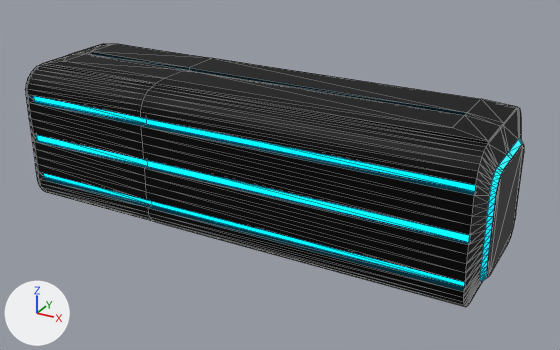
The glTF model static/js/components/game/Paddle.glb, before and after one commit.
Both versions are drawn from a 50 mm camera at (5.38, -8.57, 4.02) aimed at (0.69, -0.05, -0.24). The lights are fixed; the arrows at lower left show +X, +Y and +Z. Mesh edges are drawn as thin lines. Vertices at the same position are counted once.

Names of what the first picture shows: 'Paddle'.
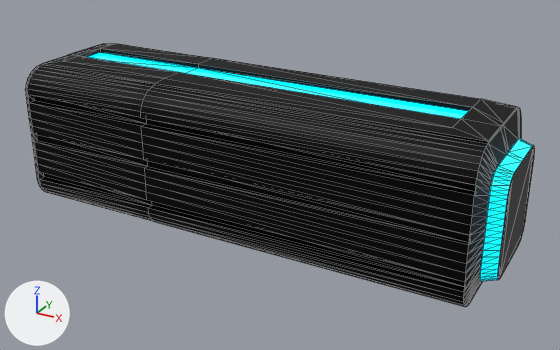
Edits to the bpy script that builds the scene:
```text
Add mat_paddlelights:
    mat_paddlelights = principled_material('PaddleLights')
    mat_paddlelights.base_color = (0.0, 0.86, 1.0)  # cyan #00efff
    mat_paddlelights.roughness = 0.127
    mat_paddlelights.emission_color = (0.0, 0.624, 1.0)  # cyan #00cfff
    mat_paddlelights.emission_strength = 1.0
Change me_cube:
    used by ob_paddle; location = (0.0, -0.453, 0.0)
    remove me_cube.from_pydata(...)  # 396 vertices, 788 faces; spans x -3.0..3.76, y -0.63..1.37, z -1.0..1.08
    remove me_cube.materials.append(mat_material_002)  # cyan #00efff
    add me_cube.from_pydata(...)  # 396 vertices, 788 faces; spans x -3.13..3.88, y -0.63..1.37, z -1.0..1.08
    me_cube part 1: all 6 vertices in x -2.47..3.18, y 0.27, z 1.03..1.08 are moved by (0.0, -0.14, 0.0)
    me_cube part 2: all 6 vertices in x -2.47..3.18, y 0.37, z 1.03..1.08 are moved by (0.0, 0.21, 0.0)
    me_cube part 3: all 44 vertices in x 3.76, y -0.34..0.98, z -0.66..0.67 are moved by (0.12, 0.0, 0.0)
    me_cube part 4: 12 faces spanning x -2.8..3.6, y -0.57..-0.52, z -0.65..0.65 switch from mat_neon_light (cyan #00ddff) to mat_material (black #000000)
    me_cube part 5: 4 faces spanning x -2.47..3.18, y 0.12..0.58, z 1.03 switch from mat_neon_light (cyan #00ddff) to mat_paddlelights (cyan #00efff)
```

What differs and where, as boxes [x1, y1, x2, y2] in the pictures (560 x 350 px; the box of a moved part takes in the faces that stretch with it):
'Paddle', reshaped
    before: [25, 44, 524, 307]
    after: [25, 44, 535, 307]
part 1 of me_cube, moved or reshaped
    both: [64, 53, 501, 141]
part 2 of me_cube, moved or reshaped
    before: [76, 44, 503, 126]
    after: [75, 44, 503, 126]
part 3 of me_cube, moved or reshaped
    before: [480, 138, 524, 281]
    after: [480, 138, 535, 281]
part 4 of me_cube, recoloured (cyan to black)
    both: [34, 96, 476, 287]
part 5 of me_cube, recoloured (cyan)
    after: [88, 52, 468, 119]
